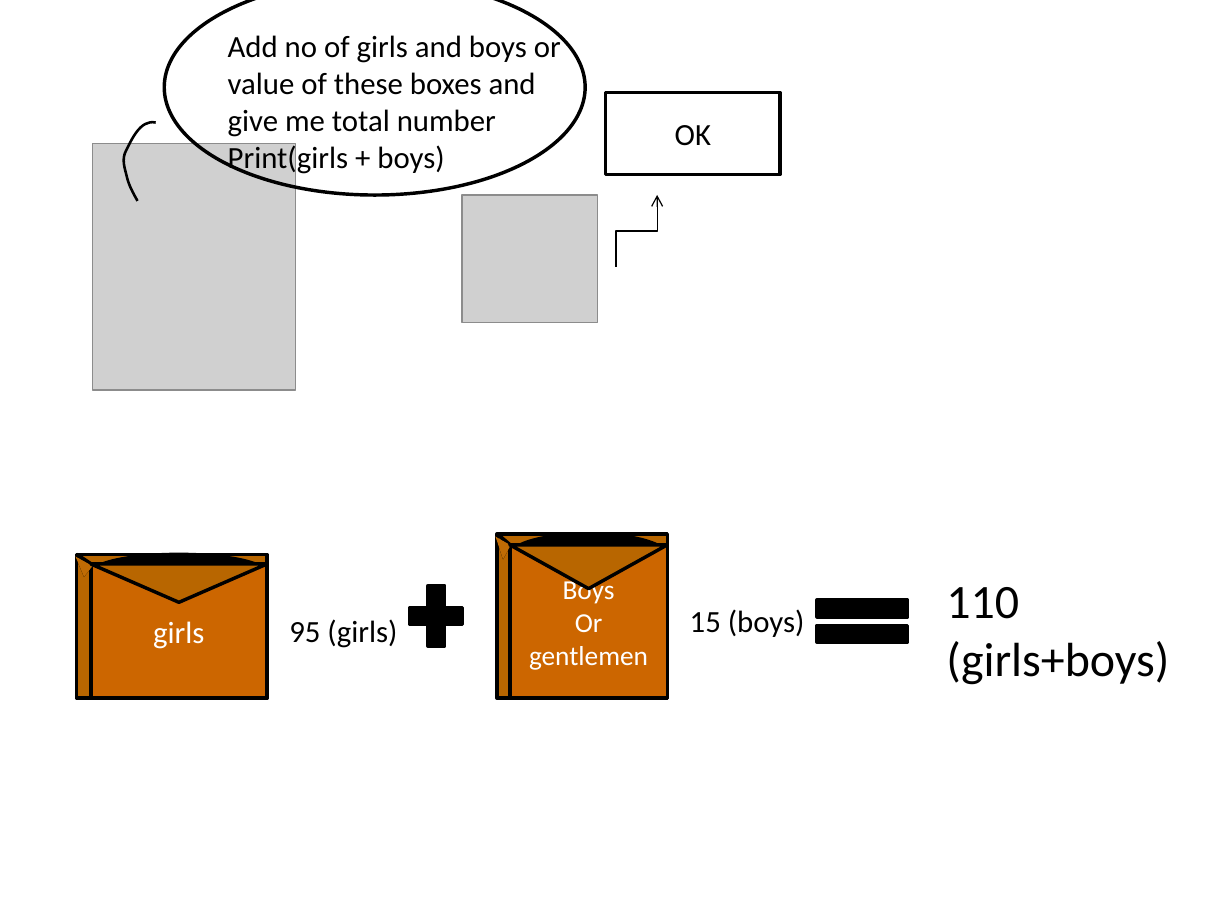
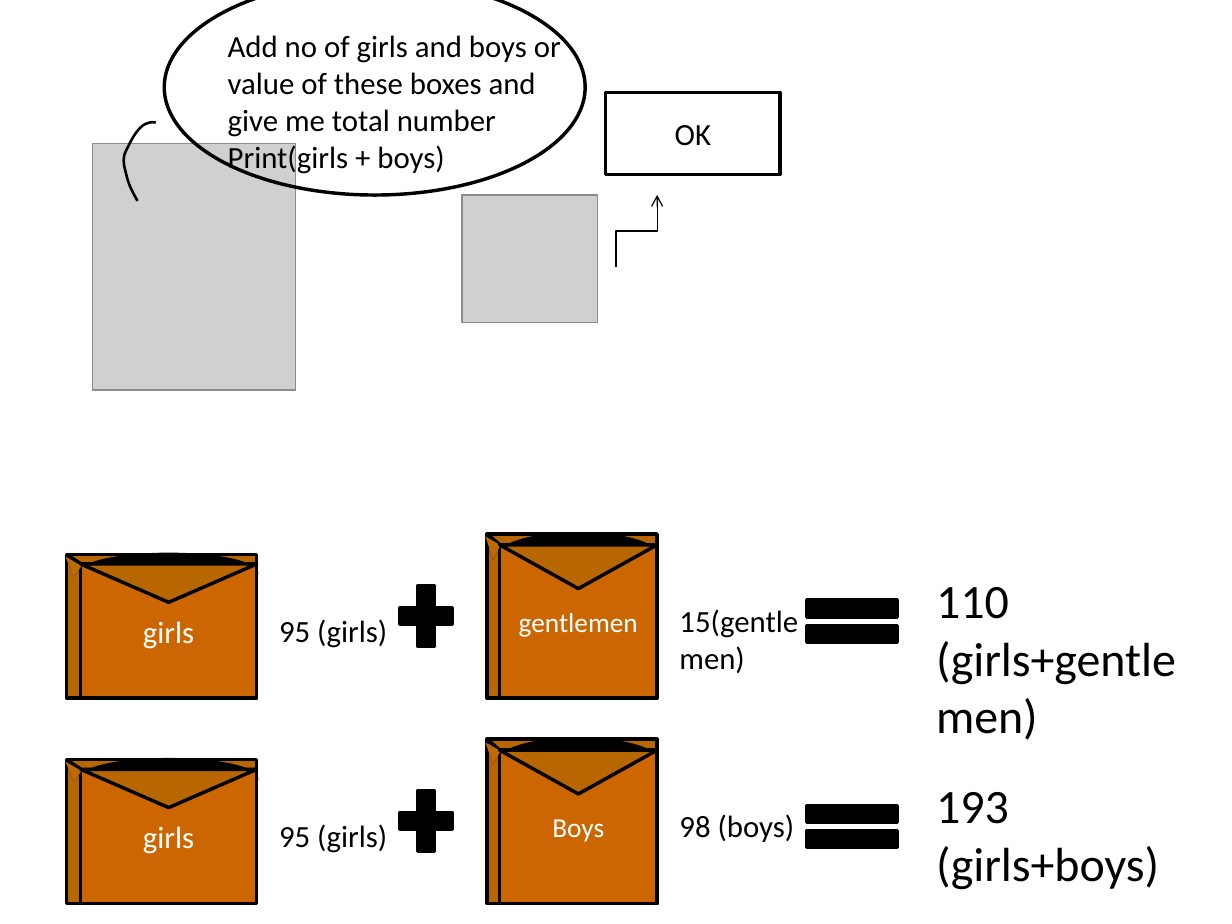
Before and after one commit to Anishkbansal/Talk-With-Computer, a slide deck: slide 7 of powerpoint resources/variable explained.pptx (slide 5 before the commit). Drawn at 1232x924 pixels with LibreOffice and Linux fonts; fonts in the diff are those of the drawing; grey boxes stand for pictures. Boxes give left, top, right and bottom in pixels: in the first picture for what was removed or moved away, otherwise in the second. Text is boxed around its words. In the diff, an @@ line names an element or a change of style, - is before the commit and + after.

```diff
--- a/powerpoint resources/variable explained.pptx
+++ b/powerpoint resources/variable explained.pptx
@@ group added at [62,533,1176,699]: 4 rectangles, 4 triangles, 3 texts, 2 ellipses, 2 lines, 1 plus sign, 1 math equal @@
+girls
+gentlemen
+95 (girls)
+15(gentlemen)
+110
+(girls+gentlemen)
@@ text in rectangle at [529,614,648,670]: paragraphs removed @@
-Or
-gentlemen
@@ 4 rectangles, 4 triangles, 2 texts, 2 ellipses, 2 lines, 1 plus sign, 1 math equal: place and size @@
-4 rectangles, 4 triangles, 2 texts, 2 ellipses, 2 lines, 1 plus sign, 1 math equal at [71,533,1169,699]
+4 rectangles, 4 triangles, 2 texts, 2 ellipses, 2 lines, 1 plus sign, 1 math equal at [62,739,1159,904]
@@ text at [936,792,1009,824]: text changed @@
-110
+193
@@ text at [679,814,795,842]: text changed @@
-15 (boys)
+98 (boys)
```
Also in this commit, not shown: 2 other slides changed, 2 slides added, 26 other files.
